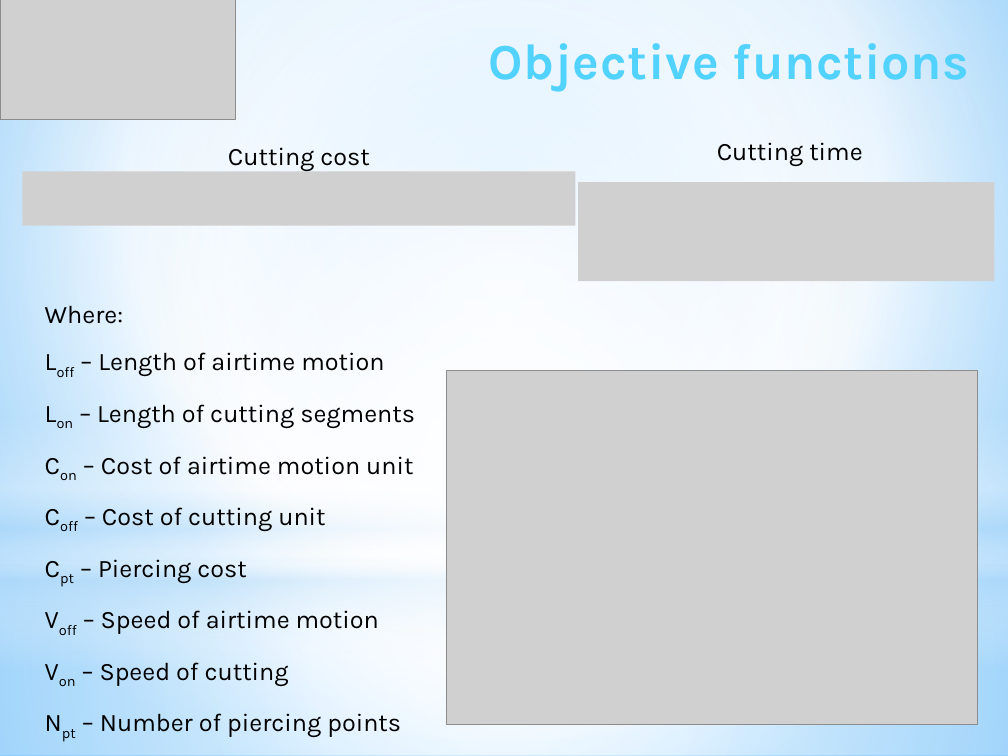
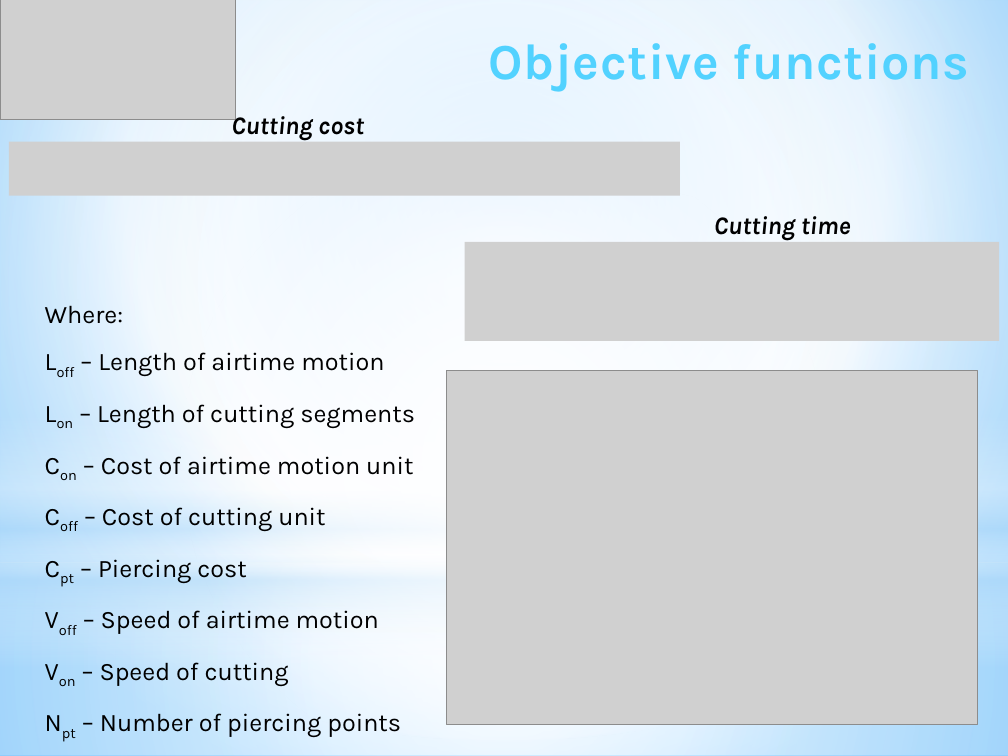
Before and after one commit to ukoloff/LaTeX, a slide deck: slide 6 of motor2019/pptx/Report.pptx (slide 5 before the commit). Drawn at 1008x756 pixels with LibreOffice and Linux fonts; fonts in the diff are those of the drawing; grey boxes stand for pictures. Boxes give left, top, right and bottom in pixels: in the first picture for what was removed or moved away, otherwise in the second. Text is boxed around its words. In the diff, an @@ line names an element or a change of style, - is before the commit and + after.

```diff
--- a/motor2019/pptx/Report.pptx
+++ b/motor2019/pptx/Report.pptx
@@ text "Cutting cost": place and size @@
-text "Cutting cost" at (228, 147, 369, 172)
+text "Cutting cost" at (231, 112, 364, 141)
@@ text "Cutting cost" at (231, 112, 364, 141): bold on, italic on @@
@@ picture: place and size @@
-picture at (22, 171, 576, 226)
+picture at (9, 141, 680, 196)
@@ text "Cutting time" at (714, 216, 851, 241): bold on, italic on @@
@@ text "Cutting time": place and size @@
-text "Cutting time" at (717, 142, 862, 167)
+text "Cutting time" at (714, 216, 851, 241)
@@ picture: place and size @@
-picture at (579, 182, 995, 281)
+picture at (465, 242, 999, 341)
```
Also in this commit, not shown: 3 other slides changed, 1 slide added.
